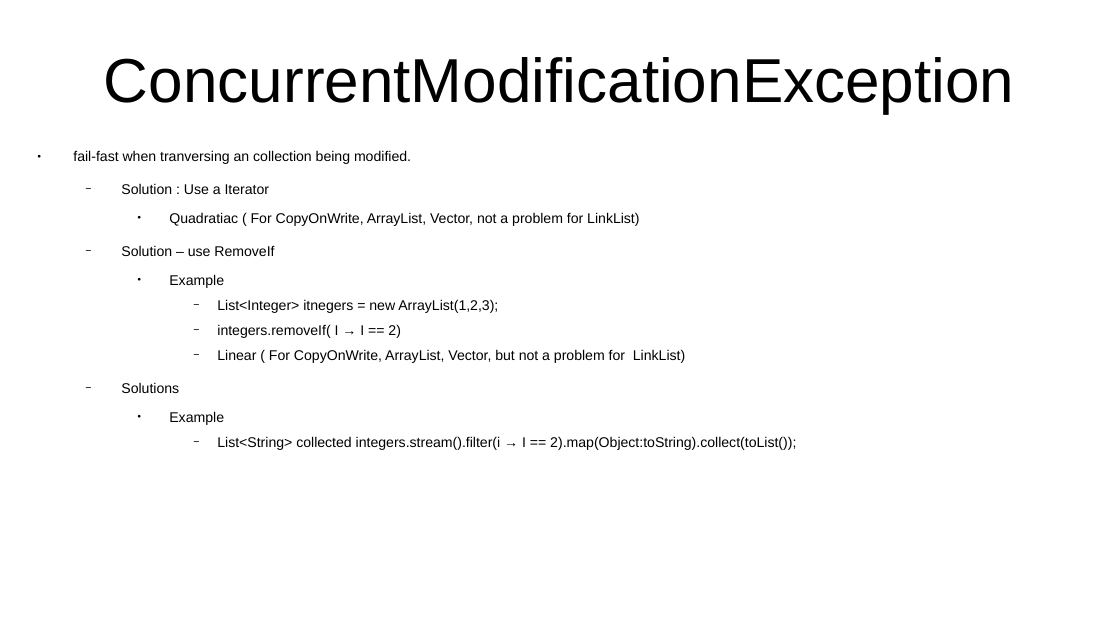
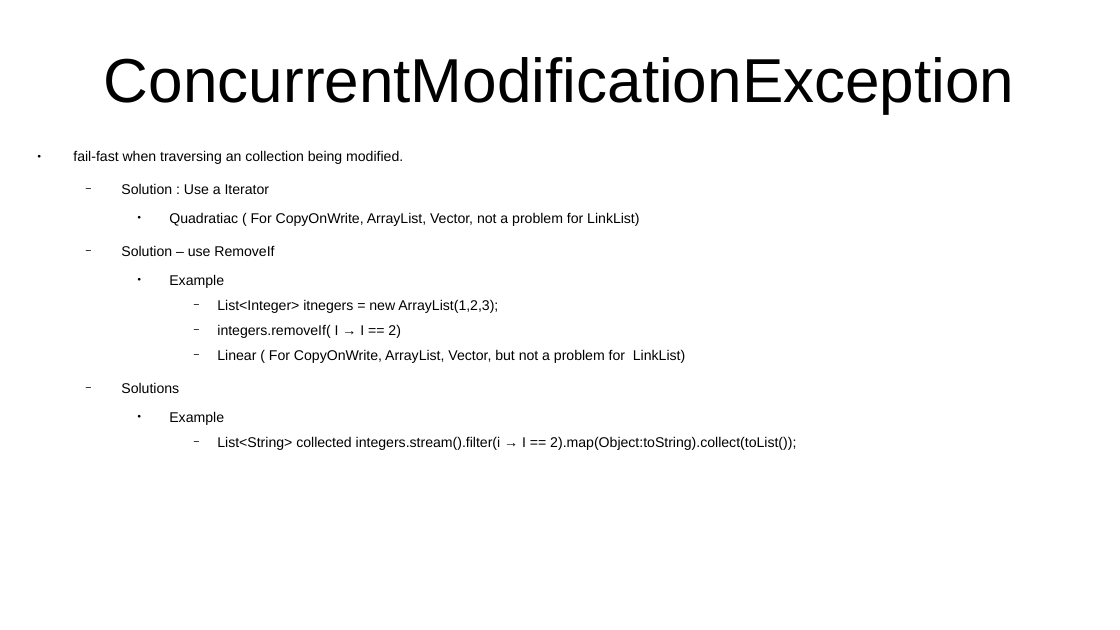
Before and after one commit to CharlesStockman/notesFromCourses, a slide deck: slide 14 of java/core/Java Collections.odp (slide 13 before the commit). Drawn at 1120x630 pixels with LibreOffice and Linux fonts; fonts in the diff are those of the drawing. Boxes give left, top, right and bottom in pixels: in the first picture for what was removed or moved away, otherwise in the second. Text is boxed around its words. In the diff, an @@ line names an element or a change of style, - is before the commit and + after.

```diff
--- a/java/core/Java Collections.odp
+++ b/java/core/Java Collections.odp
@@ text at bbox=[73, 150, 403, 164]: text changed @@
-● fail-fast when tranversing an collection being modified.
+● fail-fast when traversing an collection being modified.
```
Also in this commit, not shown: 2 slides added, 1 slide removed, 7 other files.
